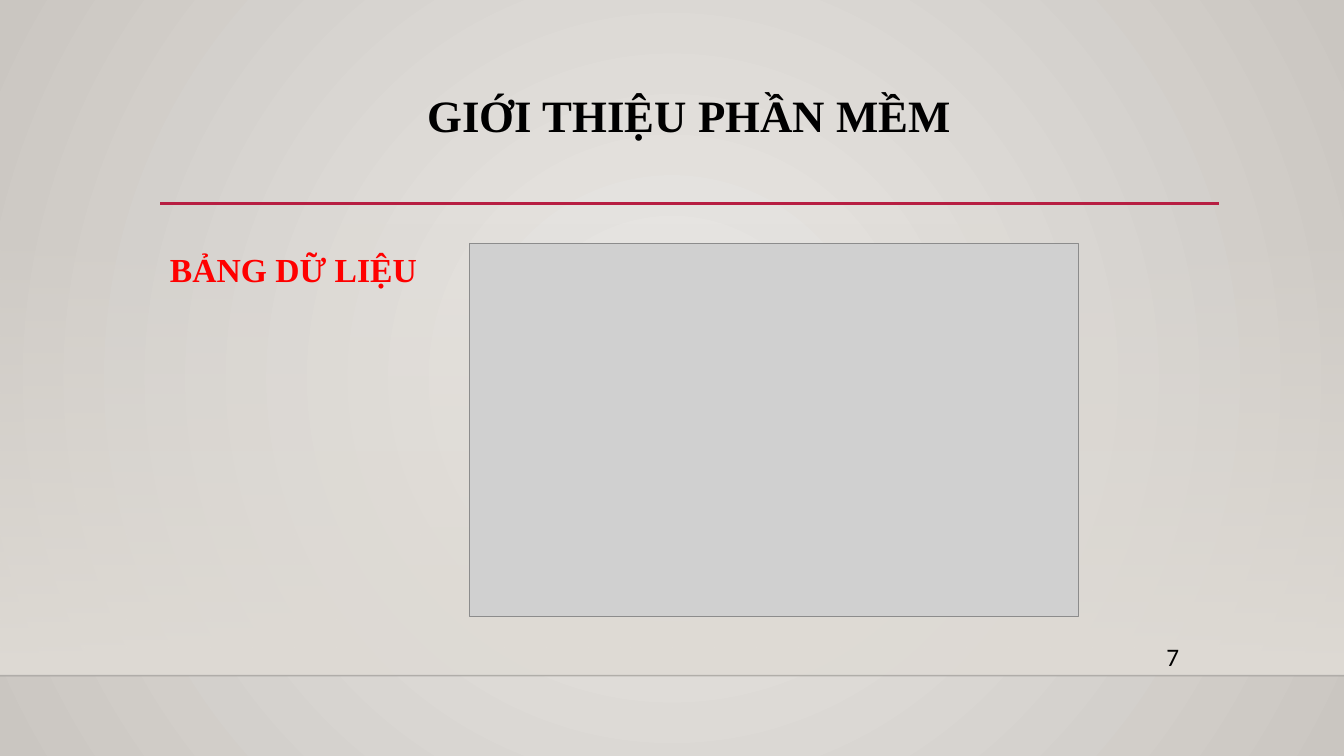
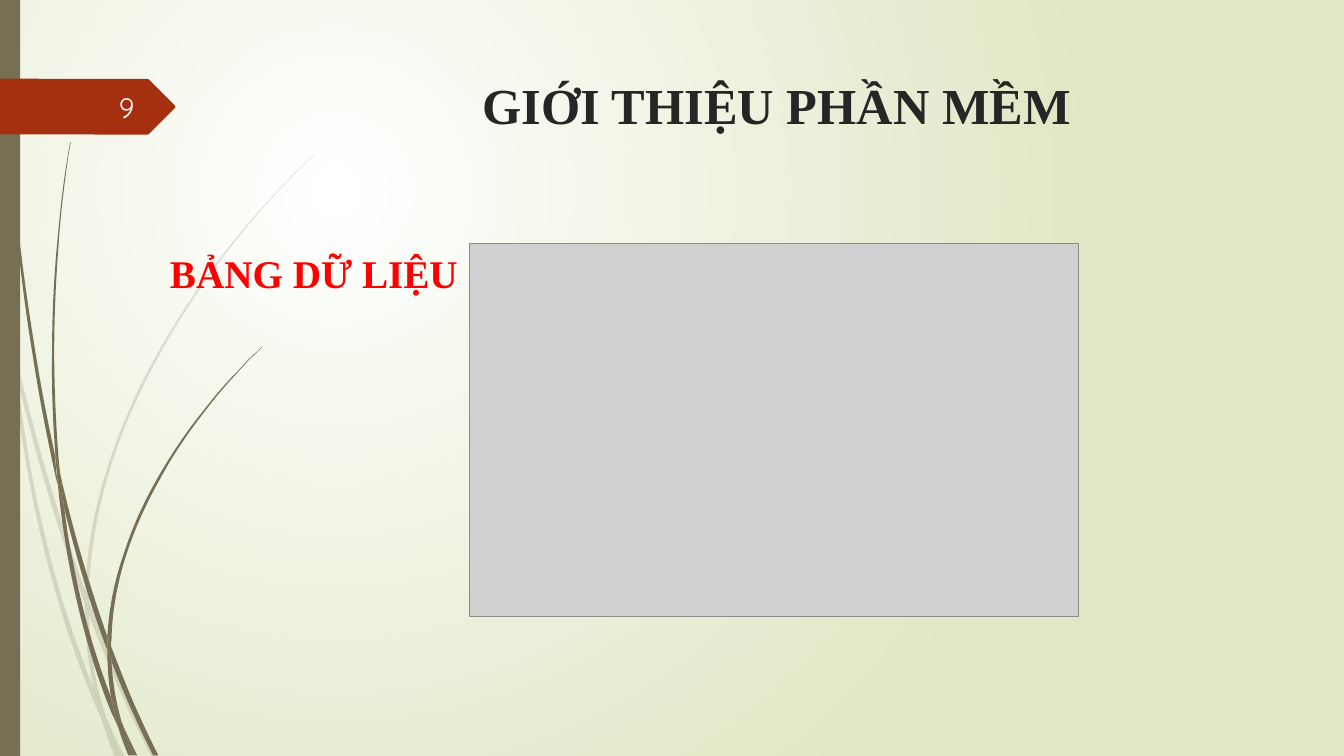
Before and after one commit to thecuong/timquanan, a slide deck: slide 9 of SlideThuyetTrinh.pptx (slide 8 before the commit). Drawn at 1344x756 pixels with LibreOffice and Linux fonts; fonts in the diff are those of the drawing; grey boxes stand for pictures; background and template pictures are left out. Boxes give left, top, right and bottom in pixels: in the first picture for what was removed or moved away, otherwise in the second. Text is boxed around its words. In the diff, an @@ line names an element or a change of style, - is before the commit and + after.

```diff
--- a/SlideThuyetTrinh.pptx
+++ b/SlideThuyetTrinh.pptx
@@ background gradient #ECEAE7 to #CAC7C1 to gradient #FFFFFF to #DFE8C4 @@
@@ rectangle added at [0,0,20,756], fill #766F54 @@
@@ freeform shape added at [0,79,175,134], fill #A53010 @@
@@ title "GIỚI THIỆU PHẦN MỀM": place and size @@
-title "GIỚI THIỆU PHẦN MỀM" at [427,98,950,141]
+title "GIỚI THIỆU PHẦN MỀM" at [483,84,1071,134]
@@ title "GIỚI THIỆU PHẦN MỀM" at [483,84,1071,134]: size 32 to 36 pt, text colour #000000 to #262626; line spacing 0.9 to 1 @@
@@ page number added at [119,98,134,118], 20 pt, text #FEFFFF @@
+9
@@ line removed from (160, 204) to (1220, 204) @@
@@ rectangle removed at [0,223,1344,676] @@
@@ text "BẢNG DỮ LIỆU" at [170,257,458,295]: size 24 to 28 pt @@
@@ text removed at [1166,650,1179,666] @@
-7
@@ line removed from (0, 676) to (1344, 676) @@
@@ group added at [0,154,315,756]: 10 freeform shapes @@
@@ group added at [3,0,262,756]: 12 freeform shapes @@
```
Also in this commit, not shown: 12 other slides changed, 3 slides added, 1 slide removed, 2 other files.
